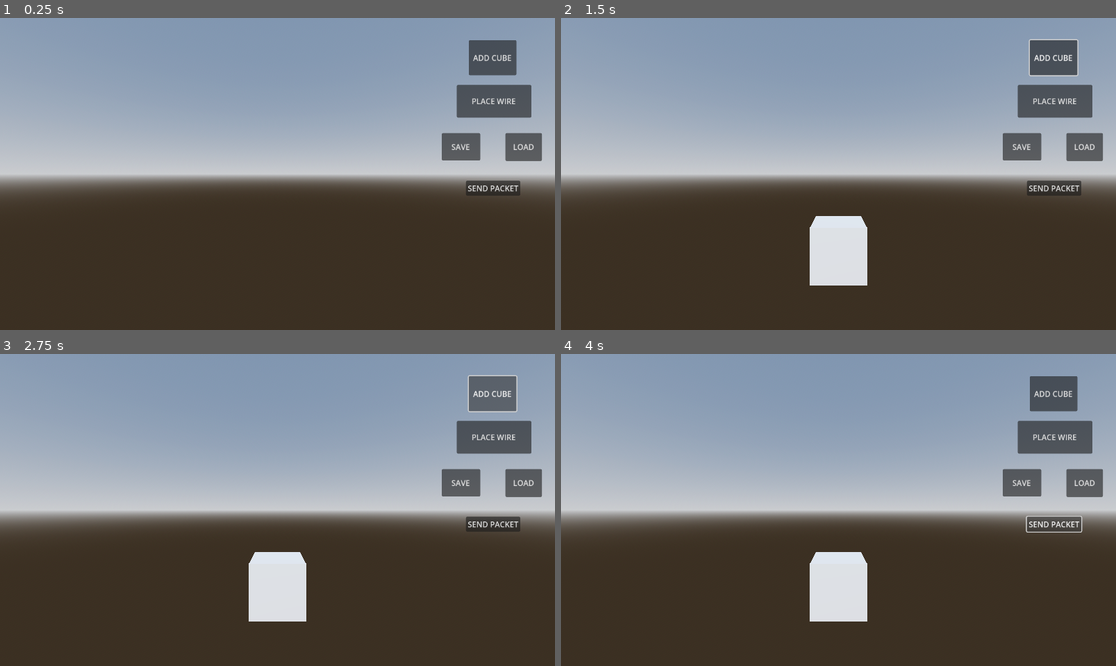
Above: before the commit, frames 1-4 (two rows, left to right).
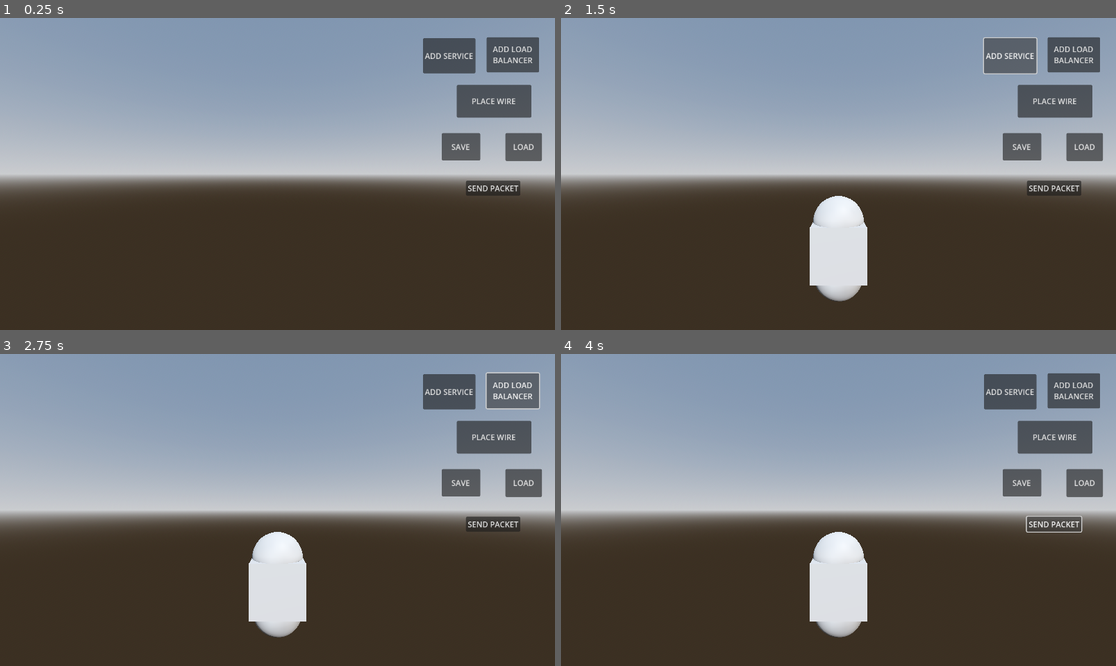
Above: after the commit, the same moments.

Repository: dhruvchadha2212/new-game-project
Game: Godot game, scene res://scenes/Main.tscn
Same seed, same stepped clock (60 frames per second), same inputs: the game is played once before the commit and once after it.
Inputs (mouse positions are in pixels of both pictures, inside the frame that each line leads up to):
- Up to frame 1 (0.25 s): no input
- Up to frame 2 (1.5 s): click (1054, 58) at 0.5 s, where only the run before the commit has a clickable "ADD CUBE"; click (1010, 55) at 1.25 s, where only the run after the commit has a clickable "ADD SERVICE"
- Up to frame 3 (2.75 s): click (510, 391) at 2 s, where only the run after the commit has a clickable "ADD LOAD BALANCER"
- Up to frame 4 (4 s): click "PLACE WIRE" at 2.75 s; click "SEND PACKET" at 3.5 s

The runs differ from the first frame. In frame 1, 1.9% of the frame differs, in the area x 76-98%, y 6-19%; in frame 2, 2.7%; in frame 3, 2.7%, in the area x 45-98%, y 5-91%; in frame 4, 2.6%.

Commit message:
added load balancer

Diff:
--- /dev/null
+++ b/scenes/LoadBalancer.tscn
@@ -0,0 +1,16 @@
+[gd_scene load_steps=4 format=3 uid="uid://d1p531qtpnpmh"]
+
+[ext_resource type="Script" uid="uid://be76y7djykl2n" path="res://scripts/load_balancer_3d.gd" id="1_n11gs"]
+
+[sub_resource type="CapsuleShape3D" id="CapsuleShape3D_n11gs"]
+
+[sub_resource type="CapsuleMesh" id="CapsuleMesh_tiksw"]
+
+[node name="LoadBalancer" type="StaticBody3D"]
+script = ExtResource("1_n11gs")
+
+[node name="CollisionShape3D" type="CollisionShape3D" parent="."]
+shape = SubResource("CapsuleShape3D_n11gs")
+
+[node name="MeshInstance3D" type="MeshInstance3D" parent="."]
+mesh = SubResource("CapsuleMesh_tiksw")
--- a/scenes/Main.tscn
+++ b/scenes/Main.tscn
@@ -1,15 +1,18 @@
-[gd_scene load_steps=14 format=3 uid="uid://qm1ilyylwca5"]
+[gd_scene load_steps=17 format=3 uid="uid://qm1ilyylwca5"]
 
 [ext_resource type="Script" uid="uid://u1gm6ms462um" path="res://scripts/camera.gd" id="1_elqb8"]
-[ext_resource type="PackedScene" uid="uid://ddppfk6w8r3gh" path="res://scenes/Cube.tscn" id="2_rarhs"]
+[ext_resource type="PackedScene" uid="uid://ddppfk6w8r3gh" path="res://scenes/Service.tscn" id="2_rarhs"]
 [ext_resource type="Script" uid="uid://b1aantlp4v7xl" path="res://scripts/ui_manager.gd" id="5_nxtc6"]
-[ext_resource type="Script" uid="uid://be7u6hyw8y28l" path="res://scripts/click_manager.gd" id="5_vcsgt"]
+[ext_resource type="Script" uid="uid://be7u6hyw8y28l" path="res://scripts/click_handler.gd" id="5_vcsgt"]
 [ext_resource type="PackedScene" uid="uid://cvrfd0srpcl8o" path="res://scenes/Wire.tscn" id="6_c01mt"]
-[ext_resource type="Script" uid="uid://cccxk6raibolj" path="res://scripts/cubes_manager.gd" id="8_jlsqs"]
+[ext_resource type="Script" uid="uid://b0gnjjnts5100" path="res://scripts/manager_handler.gd" id="8_bjd11"]
+[ext_resource type="Script" uid="uid://cccxk6raibolj" path="res://scripts/service_manager.gd" id="8_jlsqs"]
 [ext_resource type="Script" uid="uid://dnp0koqx05wy4" path="res://scripts/save_manager.gd" id="8_q8u5g"]
 [ext_resource type="Script" uid="uid://bgoti6oacmso8" path="res://scripts/packet_manager.gd" id="9_lhr70"]
 [ext_resource type="Script" uid="uid://bs1j3vkh7no4" path="res://scripts/load_manager.gd" id="9_q8u5g"]
-[ext_resource type="PackedScene" uid="uid://k6o7l8po77kv" path="res://scenes/Packet.tscn" id="10_lhr70"]
+[ext_resource type="PackedScene" uid="uid://k6o7l8po77kv" path="res://scenes/RequestPacket.tscn" id="10_lhr70"]
+[ext_resource type="Script" uid="uid://bq80dtq40uplk" path="res://scripts/load_balancer_manager.gd" id="11_wp0k4"]
+[ext_resource type="PackedScene" uid="uid://d1p531qtpnpmh" path="res://scenes/LoadBalancer.tscn" id="13_qmy6f"]
 
 [sub_resource type="ProceduralSkyMaterial" id="ProceduralSkyMaterial_4xowi"]
 sky_horizon_color = Color(0.662243, 0.671743, 0.686743, 1)
@@ -46,12 +49,20 @@
 
 [node name="CanvasLayer" type="CanvasLayer" parent="Control"]
 
-[node name="AddCubeButton" type="Button" parent="Control/CanvasLayer"]
-offset_left = 973.0
-offset_top = 46.0
-offset_right = 1072.0
-offset_bottom = 119.0
-text = "ADD CUBE"
+[node name="AddServiceButton" type="Button" parent="Control/CanvasLayer"]
+offset_left = 878.0
+offset_top = 42.0
+offset_right = 977.0
+offset_bottom = 115.0
+text = "ADD SERVICE"
+
+[node name="AddLoadBalancerButton" type="Button" parent="Control/CanvasLayer"]
+offset_left = 1010.0
+offset_top = 40.0
+offset_right = 1119.0
+offset_bottom = 113.0
+text = "ADD LOAD
+BALANCER"
 
 [node name="PlaceWireButton" type="Button" parent="Control/CanvasLayer"]
 offset_left = 948.0
@@ -81,53 +92,74 @@
 offset_bottom = 369.0
 text = "SEND PACKET"
 
-[node name="UIManager" type="Node" parent="Control" node_paths=PackedStringArray("cubes_manager", "save_manager", "load_manager", "add_cube_button", "place_wire_button", "save_button", "load_button", "send_packet_button", "camera")]
+[node name="UIManager" type="Node" parent="Control" node_paths=PackedStringArray("service_manager", "load_balancer_manager", "save_manager", "load_manager", "add_service_button", "add_load_balancer_button", "place_wire_button", "save_button", "load_button", "send_packet_button", "camera")]
 script = ExtResource("5_nxtc6")
-cubes_manager = NodePath("../../CubesManager")
-save_manager = NodePath("../../SaveManager")
-load_manager = NodePath("../../LoadManager")
-add_cube_button = NodePath("../CanvasLayer/AddCubeButton")
+service_manager = NodePath("../../ManagerHandler/ServiceManager")
+load_balancer_manager = NodePath("../../ManagerHandler/LoadBalancerManager")
+save_manager = NodePath("../../SaveAndLoad/SaveManager")
+load_manager = NodePath("../../SaveAndLoad/LoadManager")
+add_service_button = NodePath("../CanvasLayer/AddServiceButton")
+add_load_balancer_button = NodePath("../CanvasLayer/AddLoadBalancerButton")
 place_wire_button = NodePath("../CanvasLayer/PlaceWireButton")
 save_button = NodePath("../CanvasLayer/SaveButton")
 load_button = NodePath("../CanvasLayer/LoadButton")
 send_packet_button = NodePath("../CanvasLayer/SendPacketButton")
 camera = NodePath("../../Camera3D")
 
-[node name="CubeContainer" type="Node" parent="."]
-
-[node name="WireContainer" type="Node" parent="."]
-
-[node name="ClickManager" type="Node3D" parent="." node_paths=PackedStringArray("wire_container", "packet_manager", "cubes_manager")]
+[node name="ClickHandler" type="Node3D" parent="." node_paths=PackedStringArray("wire_container", "packet_manager", "cubes_manager")]
 script = ExtResource("5_vcsgt")
 wire_scene = ExtResource("6_c01mt")
-wire_container = NodePath("../WireContainer")
-packet_manager = NodePath("../PacketManager")
-cubes_manager = NodePath("../CubesManager")
+wire_container = NodePath("../Containers/WireContainer")
+packet_manager = NodePath("../ManagerHandler/PacketManager")
+cubes_manager = NodePath("../ManagerHandler/ServiceManager")
 
-[node name="CubesManager" type="Node" parent="." node_paths=PackedStringArray("cube_container", "packet_manager")]
-script = ExtResource("8_jlsqs")
-cube_scene = ExtResource("2_rarhs")
-cube_container = NodePath("../CubeContainer")
-packet_manager = NodePath("../PacketManager")
+[node name="Containers" type="Node" parent="."]
 
-[node name="SaveManager" type="Node" parent="." node_paths=PackedStringArray("cube_container", "wire_container", "camera")]
+[node name="PacketContainer" type="Node" parent="Containers"]
+
+[node name="CubeContainer" type="Node" parent="Containers"]
+
+[node name="WireContainer" type="Node" parent="Containers"]
+
+[node name="SaveAndLoad" type="Node" parent="."]
+
+[node name="SaveManager" type="Node" parent="SaveAndLoad" node_paths=PackedStringArray("cube_container", "wire_container", "camera")]
 script = ExtResource("8_q8u5g")
-cube_container = NodePath("../CubeContainer")
-wire_container = NodePath("../WireContainer")
-camera = NodePath("../Camera3D")
+cube_container = NodePath("../../Containers/CubeContainer")
+wire_container = NodePath("../../Containers/WireContainer")
+camera = NodePath("../../Camera3D")
 
-[node name="LoadManager" type="Node" parent="." node_paths=PackedStringArray("cube_container", "wire_container", "camera", "cubes_manager")]
+[node name="LoadManager" type="Node" parent="SaveAndLoad" node_paths=PackedStringArray("cube_container", "wire_container", "camera", "cubes_manager")]
 script = ExtResource("9_q8u5g")
-cube_container = NodePath("../CubeContainer")
-wire_container = NodePath("../WireContainer")
+cube_container = NodePath("../../Containers/CubeContainer")
+wire_container = NodePath("../../Containers/WireContainer")
 cube_scene = ExtResource("2_rarhs")
 wire_scene = ExtResource("6_c01mt")
-camera = NodePath("../Camera3D")
-cubes_manager = NodePath("../CubesManager")
+camera = NodePath("../../Camera3D")
+cubes_manager = NodePath("../../ManagerHandler/ServiceManager")
 
-[node name="PacketManager" type="Node" parent="." node_paths=PackedStringArray("packet_container")]
+[node name="ManagerHandler" type="Node" parent="." node_paths=PackedStringArray("service_manager", "load_balancer_manager")]
+script = ExtResource("8_bjd11")
+service_manager = NodePath("ServiceManager")
+load_balancer_manager = NodePath("LoadBalancerManager")
+
+[node name="ServiceManager" type="Node" parent="ManagerHandler" node_paths=PackedStringArray("cube_container", "packet_manager", "manager_handler")]
+script = ExtResource("8_jlsqs")
+service_scene = ExtResource("2_rarhs")
+cube_scene = ExtResource("2_rarhs")
+cube_container = NodePath("../../Containers/CubeContainer")
+packet_manager = NodePath("../PacketManager")
+manager_handler = NodePath("..")
+
+[node name="PacketManager" type="Node" parent="ManagerHandler" node_paths=PackedStringArray("packet_container")]
 script = ExtResource("9_lhr70")
 packet_scene = ExtResource("10_lhr70")
-packet_container = NodePath("../PacketContainer")
+packet_container = NodePath("../../Containers/PacketContainer")
 
-[node name="PacketContainer" type="Node" parent="."]
+[node name="LoadBalancerManager" type="Node" parent="ManagerHandler" node_paths=PackedStringArray("cube_container", "packet_manager", "manager_handler")]
+script = ExtResource("11_wp0k4")
+load_balancer_scene = ExtResource("13_qmy6f")
+cube_scene = ExtResource("13_qmy6f")
+cube_container = NodePath("../../Containers/CubeContainer")
+packet_manager = NodePath("../PacketManager")
+manager_handler = NodePath("..")
--- a/scenes/Packet.tscn
+++ b/scenes/RequestPacket.tscn
@@ -1,6 +1,6 @@
 [gd_scene load_steps=4 format=3 uid="uid://k6o7l8po77kv"]
 
-[ext_resource type="Script" uid="uid://b08kcoah7vo6f" path="res://scripts/packet_behaviour.gd" id="1_k66ms"]
+[ext_resource type="Script" uid="uid://b08kcoah7vo6f" path="res://scripts/request_packet_3d.gd" id="1_k66ms"]
 
 [sub_resource type="StandardMaterial3D" id="StandardMaterial3D_k66ms"]
 albedo_color = Color(1, 0, 0, 1)
--- a/scenes/Cube.tscn
+++ b/scenes/Service.tscn
@@ -1,12 +1,12 @@
 [gd_scene load_steps=4 format=3 uid="uid://ddppfk6w8r3gh"]
 
-[ext_resource type="Script" uid="uid://bhj42c80nr4hn" path="res://scripts/cube_behaviour.gd" id="1_7u18d"]
+[ext_resource type="Script" uid="uid://bhj42c80nr4hn" path="res://scripts/service_3d.gd" id="1_7u18d"]
 
 [sub_resource type="BoxShape3D" id="BoxShape3D_7u18d"]
 
 [sub_resource type="BoxMesh" id="BoxMesh_7u18d"]
 
-[node name="Cube" type="StaticBody3D"]
+[node name="Service" type="StaticBody3D"]
 script = ExtResource("1_7u18d")
 
 [node name="CollisionShape3D" type="CollisionShape3D" parent="."]
--- a/scripts/packet_behaviour.gd
+++ b/scripts/base_packet_3d.gd
@@ -10,6 +10,7 @@
 var speed: float = 10.0   # meters per second
 var percent: float = 0.0 # progress along the wire [0,1]
 var packet_id: String
+var type: Globals.PacketType
 
 func initialize_id():
 	var base_id = Time.get_ticks_usec()
--- a/scripts/cube_behaviour.gd
+++ b/scripts/base_server_3d.gd
@@ -6,6 +6,7 @@
 var camera: Camera3D
 var dragging = false
 var connected_wires = []
+var type: Globals.ServerType
 
 func add_wire(wire):
 	connected_wires.append(wire)
--- a/scripts/cubes_manager.gd
+++ b/scripts/base_server_manager.gd
@@ -6,6 +6,7 @@
 @export var cube_scene: PackedScene
 @export var cube_container: Node
 @export var packet_manager: Node
+@export var manager_handler: Node
 
 func spawn_cube(camera: Camera3D, node_id: String = "-1", position: Vector3 = Vector3.ZERO):
 	if node_id == "-1":
@@ -28,12 +29,10 @@
 		else:
 			push_error("Wire does not connect to this cube.")
 			continue
-		var packet = packet_manager.spawn_new_packet(start_node, end_node)
-		packet.packet_reached.connect(_on_packet_reached)
-		packet.send()
+		var request_packet = packet_manager.spawn_new_request_packet(start_node, end_node)
+		request_packet.packet_reached.connect(
+			manager_handler.get_manager_for_server(end_node).on_request_packet_reached)
+		request_packet.send()
 
-func _on_packet_reached(packet_id, start_node, end_node):
-	var response_time_ms = 1 + randi() % 1000
-	await get_tree().create_timer(response_time_ms / 1000.0).timeout
-	var packet = packet_manager.spawn_new_packet(end_node, start_node)
-	packet.send()
+func on_request_packet_reached(packet, start_node, end_node):
+	push_error("Abstract method 'process_request' must be implemented by subclass")
--- a/scripts/globals.gd
+++ b/scripts/globals.gd
@@ -1,7 +1,10 @@
 extends Node
 
 enum InteractionMode { DRAG, PLACE_WIRE, SEND_PACKET }
-
 var current_mode: InteractionMode = InteractionMode.DRAG
 
+enum ServerType { SERVICE, LOAD_BALANCER, DATABASE, CACHE, QUEUE }
+
+enum PacketType { REQUEST, RESPONSE }
+
 var save_path: String = "user://scene_save.json"
--- /dev/null
+++ b/scripts/load_balancer_3d.gd
@@ -0,0 +1,4 @@
+extends "res://scripts/base_server_3d.gd"
+
+func _init():
+	self.type = Globals.ServerType.LOAD_BALANCER
--- /dev/null
+++ b/scripts/load_balancer_manager.gd
@@ -0,0 +1,44 @@
+extends "res://scripts/base_server_manager.gd"
+
+@export var load_balancer_scene: PackedScene
+
+func spawn_load_balancer(camera: Camera3D, node_id: String = "-1", position: Vector3 = Vector3.ZERO):
+	if node_id == "-1":
+		node_id = str(Time.get_ticks_usec())
+	var new_load_balancer = load_balancer_scene.instantiate()
+	new_load_balancer.camera = camera
+	new_load_balancer.node_id = node_id
+	cube_container.add_child(new_load_balancer)
+	new_load_balancer.global_position = position
+	print("Spawned new Load Balancer with ID:", new_load_balancer.node_id)
+	return new_load_balancer
+
+func on_request_packet_reached(request_packet, packet_start_node, packet_end_node):
+	var start_node = packet_end_node
+	var valid_end_nodes = []
+
+	for wire in start_node.connected_wires:
+		var end_node = null
+		if wire.start_node == start_node:
+			end_node = wire.end_node
+		elif wire.end_node == start_node:
+			end_node = wire.start_node
+		else:
+			push_error("Wire does not connect to this cube.")
+			continue
+
+		if end_node != packet_start_node:
+			valid_end_nodes.append(end_node)
+	print(valid_end_nodes)
+	if valid_end_nodes.size() == 0:
+		return
+
+	var random_index = randi() % valid_end_nodes.size()
+	var end_node = valid_end_nodes[random_index]
+	var packet = packet_manager.spawn_new_request_packet(start_node, end_node)
+	packet.packet_reached.connect(
+		manager_handler.get_manager_for_server(end_node).on_request_packet_reached)
+	packet.send()
+
+func on_response_packet_reached(response_packet, start_node, end_node):
+	print("response received")
--- /dev/null
+++ b/scripts/manager_handler.gd
@@ -0,0 +1,11 @@
+extends Node
+
+@export var service_manager: Node
+@export var load_balancer_manager: Node
+
+func get_manager_for_server(server):
+	match server.type:
+		Globals.ServerType.SERVICE:
+			return service_manager
+		Globals.ServerType.LOAD_BALANCER:
+			return load_balancer_manager
--- a/scripts/packet_manager.gd
+++ b/scripts/packet_manager.gd
@@ -6,10 +6,21 @@
 @export var packet_scene: PackedScene
 @export var packet_container: Node
 
-func spawn_new_packet(start_node, end_node):
+func spawn_new_request_packet(start_node, end_node):
+	var packet = _initialise_new_packet(start_node, end_node)
+	packet.type = Globals.PacketType.REQUEST
+	packet_container.add_child(packet)
+	return packet
+
+func spawn_new_response_packet(start_node, end_node):
+	var packet = _initialise_new_packet(start_node, end_node)
+	packet.type = Globals.PacketType.RESPONSE
+	packet_container.add_child(packet)
+	return packet
+
+func _initialise_new_packet(start_node, end_node):
 	var packet = packet_scene.instantiate()
 	packet.initialize_id();
 	packet.start_node = start_node
 	packet.end_node = end_node
-	packet_container.add_child(packet)
 	return packet
--- /dev/null
+++ b/scripts/request_packet_3d.gd
@@ -0,0 +1 @@
+extends "res://scripts/base_packet_3d.gd"
--- /dev/null
+++ b/scripts/service_3d.gd
@@ -0,0 +1,4 @@
+extends "res://scripts/base_server_3d.gd"
+
+func _init():
+	self.type = Globals.ServerType.SERVICE
--- /dev/null
+++ b/scripts/service_manager.gd
@@ -0,0 +1,28 @@
+extends "res://scripts/base_server_manager.gd"
+
+@export var service_scene: PackedScene
+
+func spawn_service(camera: Camera3D, node_id: String = "-1", position: Vector3 = Vector3.ZERO):
+	if node_id == "-1":
+		node_id = str(Time.get_ticks_usec())
+	var new_service = service_scene.instantiate()
+	new_service.camera = camera
+	new_service.node_id = node_id
+	cube_container.add_child(new_service)
+	new_service.global_position = position
+	print("Spawned new Service with ID:", new_service.node_id)
+	return new_service
+
+func on_request_packet_reached(request_packet, start_node, end_node):
+	return
+	var response_time_ms = 1 + randi() % 1000
+	await get_tree().create_timer(response_time_ms / 1000.0).timeout
+	var new_start_node = end_node
+	var new_end_node = start_node
+	var response_packet = packet_manager.spawn_new_response_packet(new_start_node, new_end_node)
+	response_packet.packet_reached.connect(
+		manager_handler.get_manager_for_server(end_node).on_response_packet_reached)
+	response_packet.send()
+
+func on_response_packet_reached(response_packet, start_node, end_node):
+	print("response received")
--- a/scripts/ui_manager.gd
+++ b/scripts/ui_manager.gd
@@ -1,10 +1,12 @@
 extends Node
 
-@export var cubes_manager: Node
+@export var service_manager: Node
+@export var load_balancer_manager: Node
 @export var save_manager: Node
 @export var load_manager: Node
 
-@export var add_cube_button: Button
+@export var add_service_button: Button
+@export var add_load_balancer_button: Button
 @export var place_wire_button: Button
 @export var save_button: Button
 @export var load_button: Button
@@ -13,15 +15,20 @@
 @export var camera: Camera3D
 
 func _ready():
-	add_cube_button.pressed.connect(_on_add_cube)
+	add_service_button.pressed.connect(_on_add_service)
+	add_load_balancer_button.pressed.connect(_on_add_load_balancer)
 	place_wire_button.pressed.connect(_on_place_wire)
 	save_button.pressed.connect(_on_save)
 	load_button.pressed.connect(_on_load)
 	send_packet_button.pressed.connect(_on_send_packet)
 
-func _on_add_cube():
+func _on_add_service():
 	Globals.current_mode = Globals.InteractionMode.DRAG
-	cubes_manager.spawn_cube(camera)
+	service_manager.spawn_service(camera)
+
+func _on_add_load_balancer():
+	Globals.current_mode = Globals.InteractionMode.DRAG
+	load_balancer_manager.spawn_load_balancer(camera)
 
 func _on_place_wire():
 	Globals.current_mode = Globals.InteractionMode.PLACE_WIRE
Not shown, added: scripts/base_packet_3d.gd.uid
Not shown, added: scripts/base_server_3d.gd.uid
Not shown, added: scripts/base_server_manager.gd.uid
Renamed: scripts/click_manager.gd -> scripts/click_handler.gd
Renamed: scripts/click_manager.gd.uid -> scripts/click_handler.gd.uid
Not shown, added: scripts/load_balancer_3d.gd.uid
Not shown, added: scripts/load_balancer_manager.gd.uid
Not shown, added: scripts/manager_handler.gd.uid
Renamed: scripts/packet_behaviour.gd.uid -> scripts/request_packet_3d.gd.uid
Renamed: scripts/cube_behaviour.gd.uid -> scripts/service_3d.gd.uid
Renamed: scripts/cubes_manager.gd.uid -> scripts/service_manager.gd.uid
